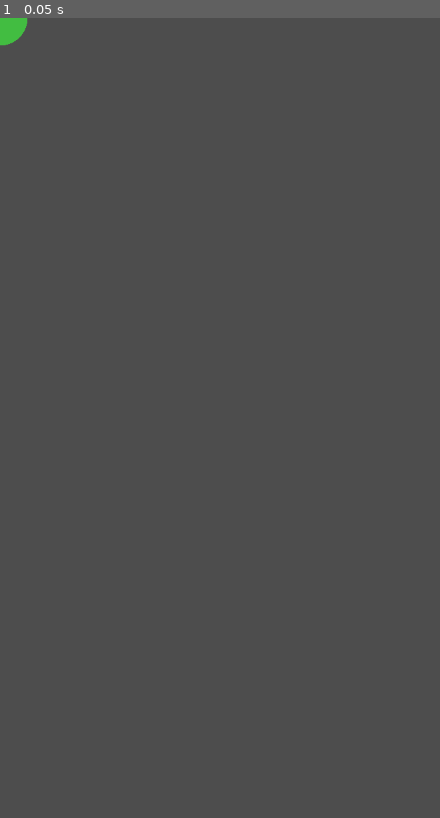
Above: before the commit, frame 1.
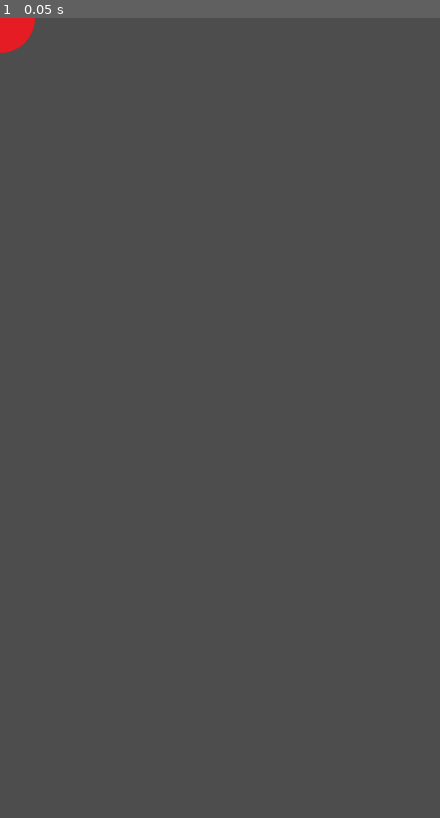
Above: after the commit, the same moment.

Repository: kkulber/blockchain
Game: Godot game, scene res://scenes/layer3-machine.tscn
Two runs of this game, one before a commit and one after it. Both use one fixed random seed, a clock stepped at 60 frames per second and the inputs below. This scene is started directly instead of the project's main scene. The engine's default icon, where the game draws it, is replaced by a stand-in: a white triangle on a blue panel in a dark square.
Inputs:
- Up to frame 1 (0.05 s): no input

The runs differ from the first frame. In frame 1, 0.3% of the frame differs, in the area x 0-8%, y 0-5%.
Error after the commit: Invalid access to property or key '<null>' on a base object of type 'Array'. (res://scripts/blockchain_network.gd:47)

Commit message:
Added Layer 3 Logic and Rendering

Diff:
--- a/project.godot
+++ b/project.godot
@@ -11,13 +11,14 @@
 [application]
 
 config/name="blockchain-projekt"
-run/main_scene="uid://c4wi4upsghidd"
+run/main_scene="uid://du68my5x1pw7v"
 config/features=PackedStringArray("4.5", "GL Compatibility")
 boot_splash/show_image=false
 config/icon="uid://d1kgebd0j4jop"
 
 [autoload]
 
+BlockchainNetwork="*res://scripts/blockchain_network.gd"
 Globals="*res://scripts/globals.gd"
 GlobalSettings="*res://scripts/global_settings.gd"
 Log="*res://scripts/Log.gd"
@@ -33,10 +34,6 @@
 window/stretch/aspect="keep_width"
 window/handheld/orientation=1
 
-[autoload]
-
-CreateBlockchainNetwork="*res://scripts/create_blockchain_network.gd"
-
 [rendering]
 
 renderer/rendering_method="gl_compatibility"
--- /dev/null
+++ b/scenes/layer-3.tscn
@@ -0,0 +1,13 @@
+[gd_scene load_steps=3 format=3 uid="uid://du68my5x1pw7v"]
+
+[ext_resource type="Texture2D" uid="uid://cw1318sn1764e" path="res://images/layer3-network.png" id="1_bqwdm"]
+[ext_resource type="Script" uid="uid://cyr6n0vap4alw" path="res://scripts/layer-3.gd" id="2_6dgsa"]
+
+[node name="Node2D" type="Node2D"]
+
+[node name="Network" type="Sprite2D" parent="."]
+position = Vector2(327, 629)
+rotation = 1.5707964
+scale = Vector2(0.8, 0.8)
+texture = ExtResource("1_bqwdm")
+script = ExtResource("2_6dgsa")
--- a/scenes/layer3-machine.tscn
+++ b/scenes/layer3-machine.tscn
@@ -1,9 +1,17 @@
-[gd_scene load_steps=3 format=3 uid="uid://cqy41xvuvy7cl"]
+[gd_scene load_steps=4 format=3 uid="uid://cqy41xvuvy7cl"]
 
 [ext_resource type="Texture2D" uid="uid://dlapl8sh6matk" path="res://images/valid-machine.png" id="1_jbgui"]
-[ext_resource type="Script" uid="uid://c3isuc66xivfn" path="res://scripts/layer3-machine.gd" id="2_x3uui"]
+[ext_resource type="Script" uid="uid://c3isuc66xivfn" path="res://scripts/layer-3-machine.gd" id="2_x3uui"]
 
-[node name="layer3-machine" type="Sprite2D"]
-scale = Vector2(0.075, 0.075)
+[sub_resource type="CircleShape2D" id="CircleShape2D_qqdxi"]
+
+[node name="layer-3-machine" type="Area2D"]
+script = ExtResource("2_x3uui")
+
+[node name="click-collider" type="CollisionShape2D" parent="."]
+scale = Vector2(6, 6)
+shape = SubResource("CircleShape2D_qqdxi")
+
+[node name="sprite" type="Sprite2D" parent="."]
+scale = Vector2(0.095, 0.095)
 texture = ExtResource("1_jbgui")
-script = ExtResource("2_x3uui")
--- a/scenes/layer3.tscn
+++ /dev/null
@@ -1,14 +0,0 @@
-[gd_scene load_steps=4 format=3 uid="uid://du68my5x1pw7v"]
-
-[ext_resource type="Texture2D" uid="uid://cw1318sn1764e" path="res://images/layer3-network.png" id="1_2ar06"]
-[ext_resource type="Script" uid="uid://cyr6n0vap4alw" path="res://scripts/layer3.gd" id="2_2ar06"]
-[ext_resource type="PackedScene" uid="uid://cqy41xvuvy7cl" path="res://scenes/layer3-machine.tscn" id="3_sh0f7"]
-
-[node name="Node2D" type="Node2D"]
-
-[node name="Sprite2D" type="Sprite2D" parent="."]
-texture = ExtResource("1_2ar06")
-script = ExtResource("2_2ar06")
-
-[node name="layer3-machine" parent="Sprite2D" instance=ExtResource("3_sh0f7")]
-position = Vector2(-108, -31)
--- a/scripts/create_blockchain_network.gd
+++ b/scripts/blockchain_network.gd
@@ -8,9 +8,9 @@
 const LENGTH_CHAIN_MAX =  30
 const TRANSFER_MIN = 1
 const TRANSFER_MAX = 500
-const PROBABILITY_BREAK = 0.05
+const PROBABILITY_BREAK = 0.025
 const MODIFIED_CHAINS_MIN = 1
-const MODIFIED_CHAINS_MAX = 4
+const MODIFIED_CHAINS_MAX = 2
 
 const EURO = "€"
 const CHARACTERS = "abcdefghijklmnopqrstuvwxyzABCDEFGHIJKLMNOPQRSTUVWXYZ"
@@ -43,7 +43,7 @@
 	return content_format.search(content) != null
 
 # function to validate the blockchain of a machine
-func validate_blockchain(id):
+func is_valid_blockchain(id):
 	var blockchain = blockchain_machines[id]["blockchain"]
 	for block_id in range(blockchain.size() - 1, -1, -1):
 		if !correct_content_format(blockchain[block_id]["content"]) || \
@@ -107,8 +107,6 @@
 			broken_machine["blockchain"][broken_block_id]["hash"] = \
 			hash_block(broken_machine["blockchain"][broken_block_id]["content"], broken_machine["blockchain"][broken_block_id]["previous_hash"])
 
-	validate_blockchain(0)
-
 # Called every frame. 'delta' is the elapsed time since the previous frame.
 #func _process(delta: float) -> void:
 #	pass
--- /dev/null
+++ b/scripts/layer-3-machine.gd
@@ -0,0 +1,19 @@
+extends Node
+
+var id
+
+# Called when the node enters the scene tree for the first time.
+func _ready() -> void:
+	# make machine red if not valid
+	var unvalidated_texture = load("res://images/invalid-machine.png")
+	if !BlockchainNetwork.is_valid_blockchain(id):
+		$sprite.texture = unvalidated_texture
+
+func _input_event(_viewport: Node, event: InputEvent, _shape_idx: int):
+	# open Layer 2 using id when machine is clicked
+	if event is InputEventMouseButton and event.pressed and event.button_index == MOUSE_BUTTON_LEFT:
+		print(id)
+
+# Called every frame. 'delta' is the elapsed time since the previous frame.
+#func _process(delta: float) -> void:
+#	pass
--- /dev/null
+++ b/scripts/layer-3.gd
@@ -0,0 +1,35 @@
+extends Node
+
+const MACHINE_POSITIONS = [
+	Vector2(-450, -150),
+	Vector2(-340, 50),
+	Vector2(-320, -320),
+	Vector2(-40, -310),
+	Vector2(-110, -30),
+	Vector2(-160, 270),
+	Vector2(100, 320),
+	Vector2(90, 120),
+	Vector2(90, -140),
+	Vector2(210, -310),
+	Vector2(310, 0),
+	Vector2(380, 220),
+	Vector2(450, -220)
+]
+
+const MACHINE = preload("res://scenes/layer3-machine.tscn")
+
+# Called when the node enters the scene tree for the first time.
+func _ready() -> void:
+	# generate the machines in the network (in the form of dots)
+	for machine_id in range(BlockchainNetwork.AMOUNT_MACHINES):
+		var machine = MACHINE.instantiate()
+		machine.id = machine_id
+		machine.position = MACHINE_POSITIONS[machine_id]
+		self.add_child(machine)
+
+	# color based on validity
+
+
+# Called every frame. 'delta' is the elapsed time since the previous frame.
+#func _process(delta: float) -> void:
+#	pass
--- a/scripts/layer3-machine.gd
+++ /dev/null
@@ -1,12 +0,0 @@
-extends Node
-
-var id
-
-# Called when the node enters the scene tree for the first time.
-func _ready() -> void:
-	pass # Replace with function body.
-
-
-# Called every frame. 'delta' is the elapsed time since the previous frame.
-func _process(delta: float) -> void:
-	pass
--- a/scripts/layer3.gd
+++ /dev/null
@@ -1,11 +0,0 @@
-extends Node
-
-
-# Called when the node enters the scene tree for the first time.
-func _ready() -> void:
-	pass # Replace with function body.
-
-
-# Called every frame. 'delta' is the elapsed time since the previous frame.
-func _process(delta: float) -> void:
-	pass
Not shown: 1 places in scenes/menu.tscn that only renumber resources
Renamed: scripts/create_blockchain_network.gd.uid -> scripts/blockchain_network.gd.uid
Renamed: scripts/layer3-machine.gd.uid -> scripts/layer-3-machine.gd.uid
Renamed: scripts/layer3.gd.uid -> scripts/layer-3.gd.uid
